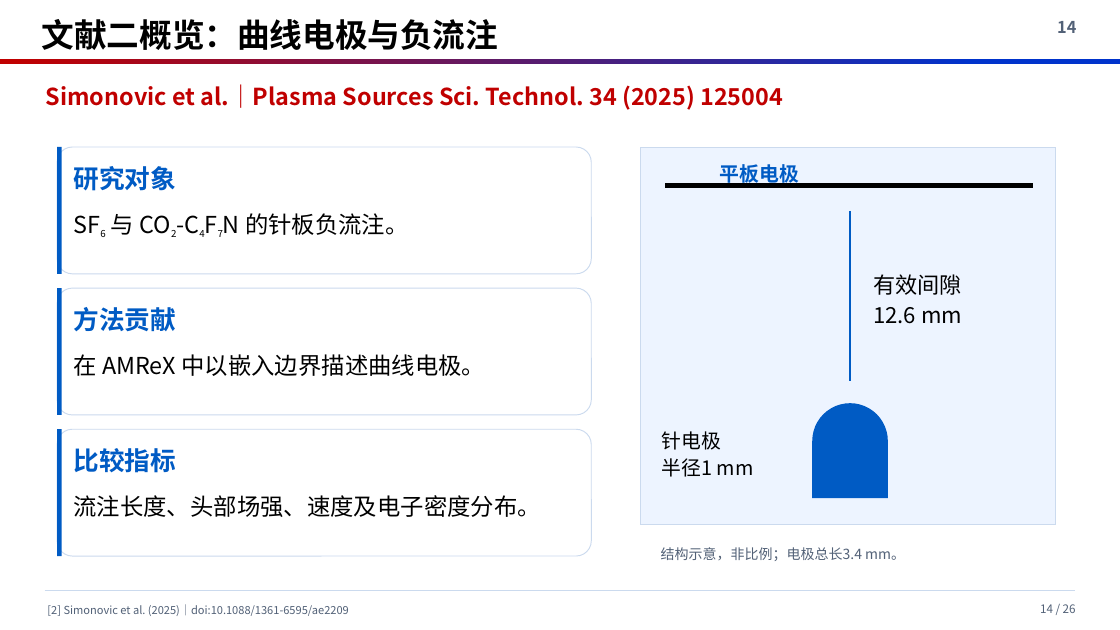
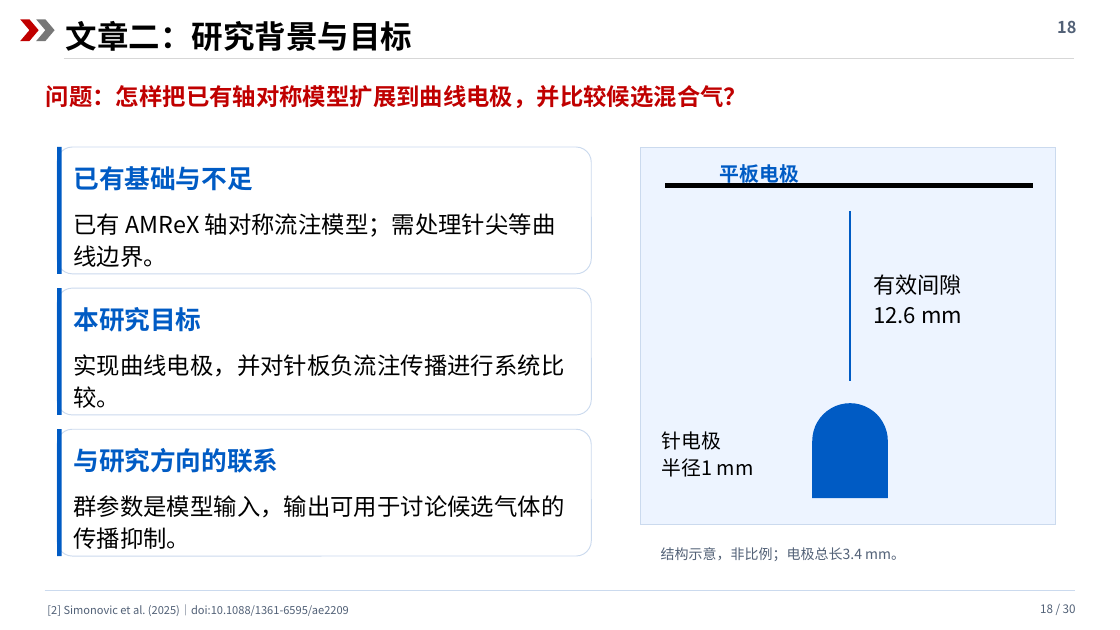
Before and after one commit to cass1223/cassbook, a slide deck: slide 18 of presentations/c4f7n/c4f7n_review.pptx (slide 14 before the commit). Drawn at 1120x630 pixels with LibreOffice and Linux fonts; fonts in the diff are those of the drawing. Boxes give left, top, right and bottom in pixels: in the first picture for what was removed or moved away, otherwise in the second. Text is boxed around its words. In the diff, an @@ line names an element or a change of style, - is before the commit and + after.

```diff
--- a/presentations/c4f7n/c4f7n_review.pptx
+++ b/presentations/c4f7n/c4f7n_review.pptx
@@ rectangle added at (0, 0, 1120, 71), fill #FFFFFF @@
@@ chevron added at (20, 19, 39, 41), fill #C00000 @@
@@ chevron added at (36, 19, 55, 41), fill #777777 @@
@@ text at (66, 21, 413, 51): text changed; size 28 to 27 pt @@
-文献二概览：曲线电极与负流注
+文章二：研究背景与目标
@@ rectangle removed at (1008, 0, 1120, 55) @@
@@ text at (1057, 20, 1076, 33): text changed @@
-14
+18
@@ line added from (64, 58) to (1074, 58), #D7D7D7 0.7 pt @@
@@ text at (46, 85, 747, 108): text changed @@
-Simonovic et al.｜Plasma Sources Sci. Technol. 34 (2025) 125004
+问题：怎样把已有轴对称模型扩展到曲线电极，并比较候选混合气？
@@ text at (73, 166, 252, 191): text changed @@
-研究对象
+已有基础与不足
@@ text at (73, 213, 556, 267): text changed @@
-SF6 与 CO2-C4F7N 的针板负流注。
+已有 AMReX 轴对称流注模型；需处理针尖等曲线边界。
@@ text at (73, 307, 201, 332): text changed @@
-方法贡献
+本研究目标
@@ text at (73, 354, 564, 408): text changed @@
-在 AMReX 中以嵌入边界描述曲线电极。
+实现曲线电极，并对针板负流注传播进行系统比较。
@@ text at (73, 448, 278, 473): text changed @@
-比较指标
+与研究方向的联系
@@ text at (73, 495, 564, 549): text changed @@
-流注长度、头部场强、速度及电子密度分布。
+群参数是模型输入，输出可用于讨论候选气体的传播抑制。
@@ text at (1040, 604, 1076, 613): text changed @@
-14 / 26
+18 / 30
```
Also in this commit, not shown: 16 other slides changed, 13 slides added, 9 slides removed, 4 other files.
